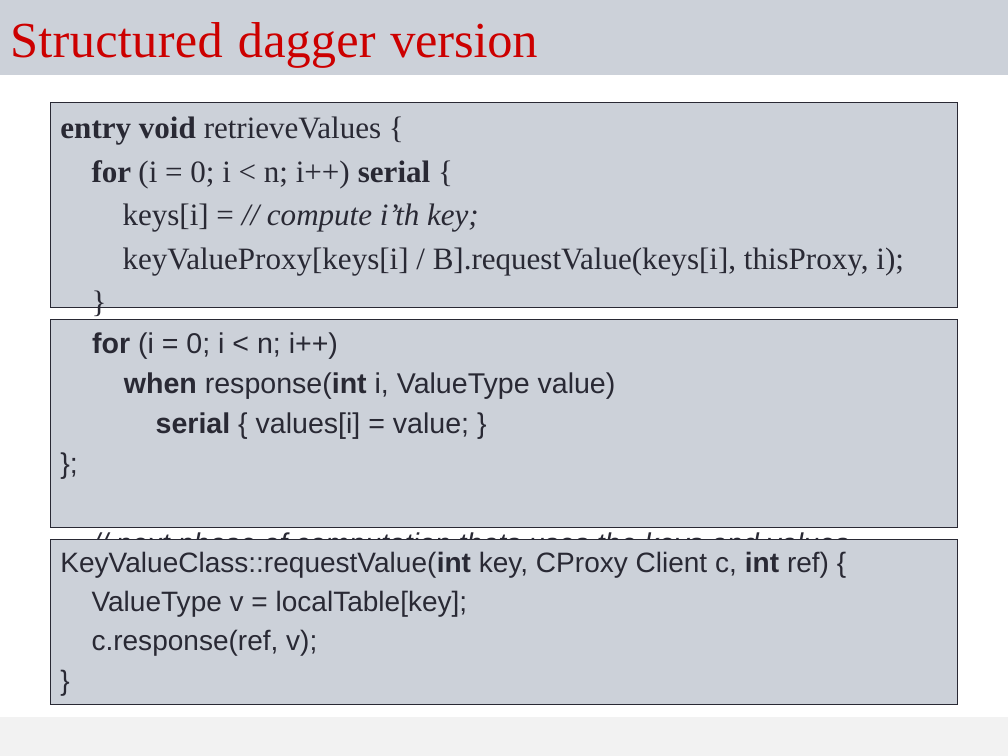
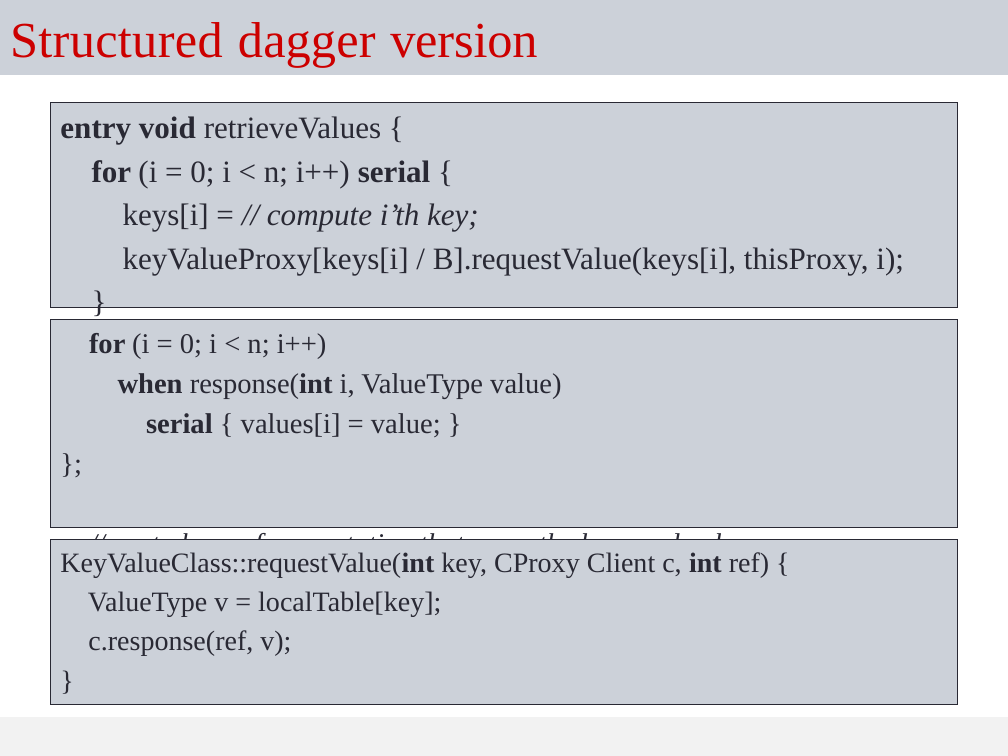
Before and after one commit to UIUC-PPL/charm_tutorial, a slide deck: slide 55 of tutorial.pptx (slide 47 before the commit). Drawn at 1008x756 pixels with LibreOffice and Linux fonts; fonts in the diff are those of the drawing. Boxes give left, top, right and bottom in pixels: in the first picture for what was removed or moved away, otherwise in the second. Text is boxed around its words. In the diff, an @@ line names an element or a change of style, - is before the commit and + after.

```diff
--- a/tutorial.pptx
+++ b/tutorial.pptx
@@ rectangle "for (i = 0; i ..." at bbox=[50, 320, 958, 527]: font Arial to Times New Roman @@
@@ rectangle "KeyValueClass::requestValue(int key, CProxy Client c, ..." at bbox=[50, 539, 958, 705]: font Arial to Times New Roman @@
```
Also in this commit, not shown: 3 other slides changed, 8 slides added.
